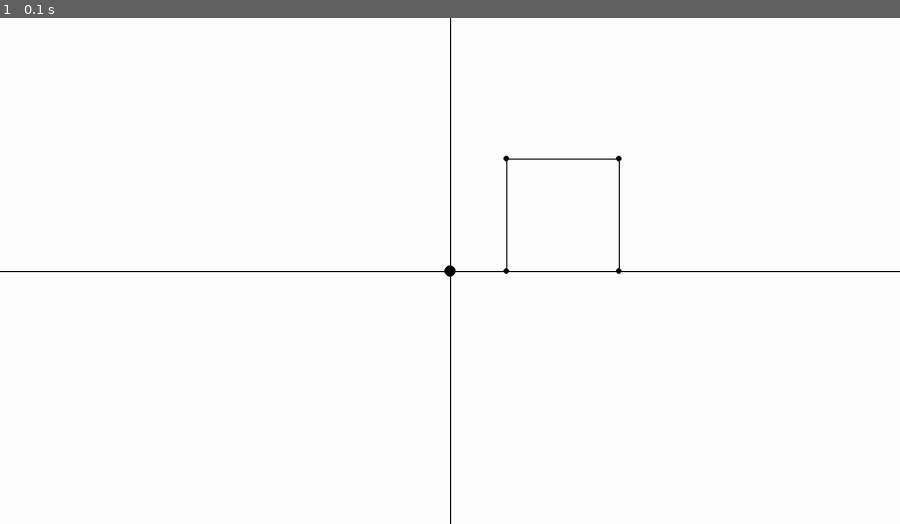
Above: before the commit, frame 1.
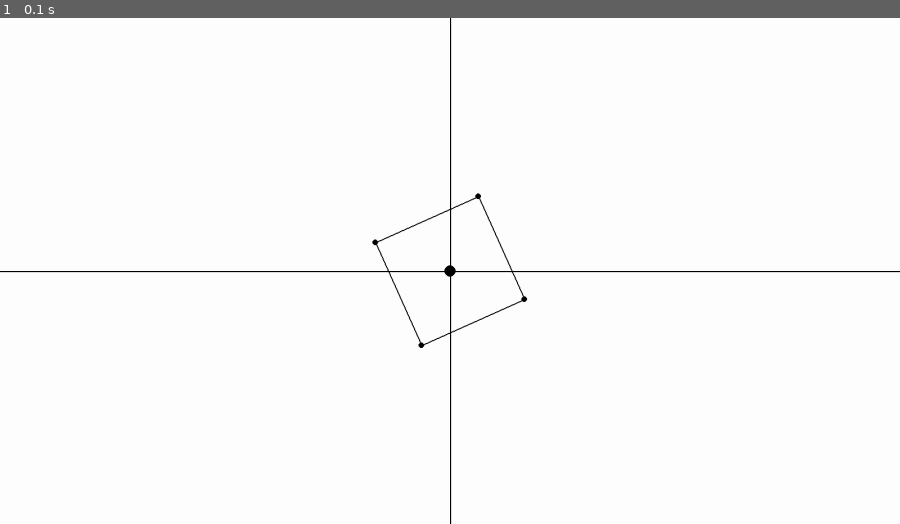
Above: after the commit, the same moment.

Repository: Ag-chr/GJK_SOP
Game: pygame game, started from main.py
Same seed, same stepped clock (60 frames per second), same inputs: the game is played once before the commit and once after it.
Inputs:
- Up to frame 1 (0.1 s): no input

The runs differ from the first frame. In frame 1, 0.4% of the frame differs, in the area x 41-70%, y 27-66%.

Commit message:
tilføjet transformation matricer til Figur klassen

Diff:
--- a/klasser.py
+++ b/klasser.py
@@ -4,7 +4,7 @@
 
 class Matrix:
     def __init__(self, matrix: [[float]]):
-        if type(matrix) == list and type(matrix[0]) == list and type(matrix[0][0]) == float:
+        if type(matrix) != list and type(matrix[0]) != list and type(matrix[0][0]) not in [float, int]:
             raise "matrix er ikke en nested list af floats"
         self.matrix = matrix
 
@@ -80,6 +80,9 @@
 
         return Matrix(matrix)
 
+    def __getitem__(self, index):
+        return self.matrix[index]
+
 class Position:
     def __init__(self, x: float, y: float, z: float=0):
         self.x = x
@@ -91,6 +94,19 @@
 
     def tuple(self):
         return self.x, self.y
+
+    def til_søjlevektor(self, til_3d=False):
+        if til_3d:
+            return Matrix([
+                [self.x],
+                [self.y],
+                [self.z]
+            ])
+        else:
+            return Matrix([
+                [self.x],
+                [self.y]
+            ])
 
     def __add__(self, other):
         x = self.x + other.x
@@ -164,8 +180,11 @@
     def __init__(self, punkter: [Punkt]):
         self.punkter = punkter
         self.centrum = sum(punkter, Punkt(0, 0)) / len(punkter)  # punkt som beskriver centrum af figuren
-        # justere så origo er i figurens centrum
-        self.punkter = list(map(lambda punkt: punkt - self.centrum, self.punkter))
+
+        self.punkter = list(map(lambda punkt: punkt - self.centrum, self.punkter))  # justere figuren så origo er figurens centrum
+        self.transformationer = [Matrix([[1,0],[0,1]])]
+        self.komposition = Matrix([[1,0],[0,1]])
+
 
     def fåPunktLængstVækIEnRetning(self, r: Vektor) -> Punkt:
         PunktLængstVæk = self.punkter[0]
@@ -178,19 +197,45 @@
 
         return PunktLængstVæk
 
+    def tilføjTransformation(self, matrix: Matrix):
+        # tjekker om matrix er rigtig størrelse (et 2x2 matrix)
+        if matrix.rækker() != 2 and matrix.søjler() != 2:
+            return -1
+
+        self.transformationer.append(matrix)
+        self.regnKomposition()
+
+    def fjernTransformation(self, num=-1):
+        if num == 0 or len(self.transformationer) == 1:
+            return
+        self.transformationer.pop(num)
+        self.regnKomposition()
+
+    def regnKomposition(self):
+        komposition = self.transformationer[0]
+        # går baglæns og fjerner den sidste tilføjet til listen
+        for transformation in self.transformationer[1::]:
+            komposition = transformation * komposition
+        self.komposition = komposition
+
+    def regn_punkt_transformation(self, punkt: Punkt):
+        søjle_v = punkt.til_søjlevektor()
+        søjle_v = self.komposition * søjle_v
+        punkt = Punkt(søjle_v[0][0], søjle_v[1][0])
+        return punkt + self.centrum
 
     def tegn(self, canvas):
         # beregn transformation for punkter
 
         # tegn nye punkter på skærm
-        tidligerePunkt = (self.punkter[0] + self.centrum).tuple()
+        tidligerePunkt = self.regn_punkt_transformation(self.punkter[0]).tuple()
         pygame.draw.circle(canvas, (0,0,0), til_skærm(tidligerePunkt), 5)
         for punkt in self.punkter[1::]: # [1::] springer over første punkt
-            punkt = (punkt + self.centrum).tuple()
+            punkt = self.regn_punkt_transformation(punkt).tuple()
             pygame.draw.circle(canvas, (0, 0, 0), til_skærm(punkt), 5)
             pygame.draw.line(canvas, (0,0,0), til_skærm(tidligerePunkt), til_skærm(punkt), 2)
             tidligerePunkt = punkt
-        pygame.draw.line(canvas, (0, 0, 0), til_skærm(tidligerePunkt), til_skærm((self.punkter[0] + self.centrum).tuple()), 2)
+        pygame.draw.line(canvas, (0, 0, 0), til_skærm(tidligerePunkt), til_skærm(self.regn_punkt_transformation(self.punkter[0]).tuple()), 2)
 
 
 class Simplex:
@@ -210,36 +255,14 @@
 
 
 if __name__ == '__main__':
-    punkt1 = Punkt(3,3, 3)
-    vektor1 = Vektor(3, 8, 2)
-
-    figur = Figur([Punkt(0, 2), Punkt(0, 0), Punkt(2, 2), Punkt(2, 0)])
-    print(figur.punkter)
-    print(figur.fåPunktLængstVækIEnRetning(Vektor(-0.4,-0.4)))
-
-    matrix1 = Matrix([
-        [1, 1],
-        [1, 1]
+
+
+    figur = Figur([Punkt(0,0), Punkt(2,0), Punkt(2,2), Punkt(0,2)])
+    shear = Matrix([
+        [1, 2],
+        [0, 1]
     ])
-
-    matrix2 = Matrix([
-        [2],
-        [3]
-    ])
-
-    matrix3 = Matrix([
-        [1, 2, 3],
-        [4, 5, 6]
-    ])
-
-    matrix4 = Matrix([
-        [1, 2],
-        [3, 4],
-        [5, 6]
-    ])
-
-
-    print(matrix2 * matrix1)
-
-    #for søjle in matrix3.få_søjler():
-    #    print(søjle)
+    figur.tilføjTransformation(shear)
+    print(figur.komposition)
+    print(figur.punkter[0])
+    print(figur.regn_punkt_transformation(figur.punkter[0]))
--- a/main.py
+++ b/main.py
@@ -14,7 +14,17 @@
 canvas = pygame.Surface((VINDUEBREDDE, VINDUEHØJDE))
 
 figur = Figur([Punkt(-100, 100), Punkt(100, 100), Punkt(100, -100), Punkt(-100, -100)])
-figur.centrum = Punkt(200, 100)
+figur.centrum = Punkt(0, 0)
+
+rotate = Matrix([
+    [math.cos(math.degrees(30)), -math.sin(math.degrees(30))],
+    [math.sin(math.degrees(30)), math.cos(math.degrees(30))]
+])
+
+figur.tilføjTransformation(rotate)
+
+
+
 if __name__ == '__main__':
     while running:
         clock.tick(60)
